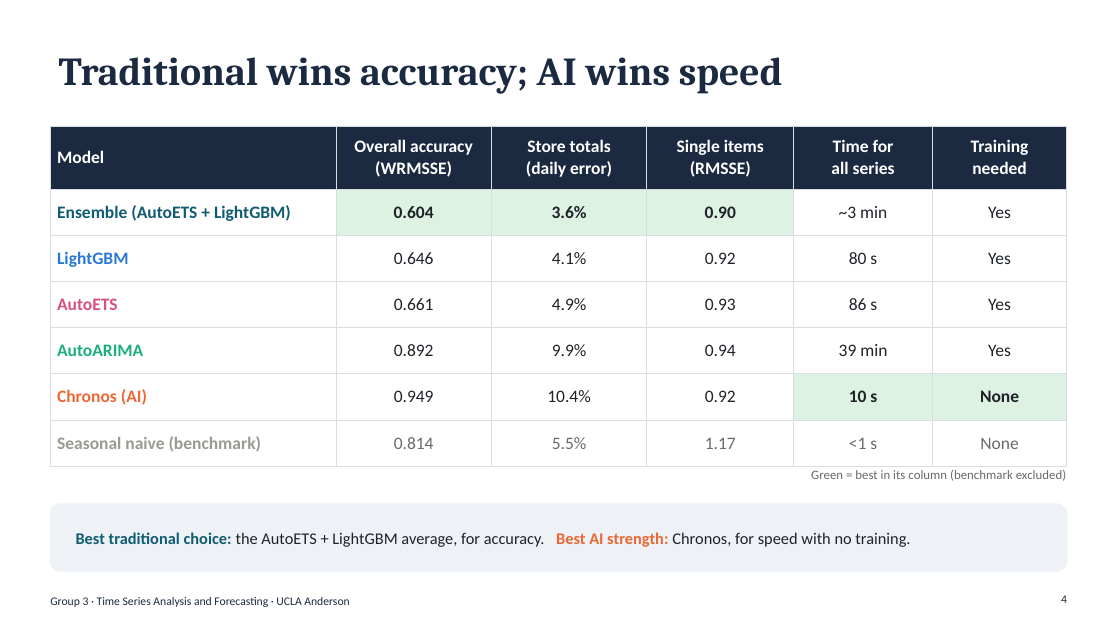
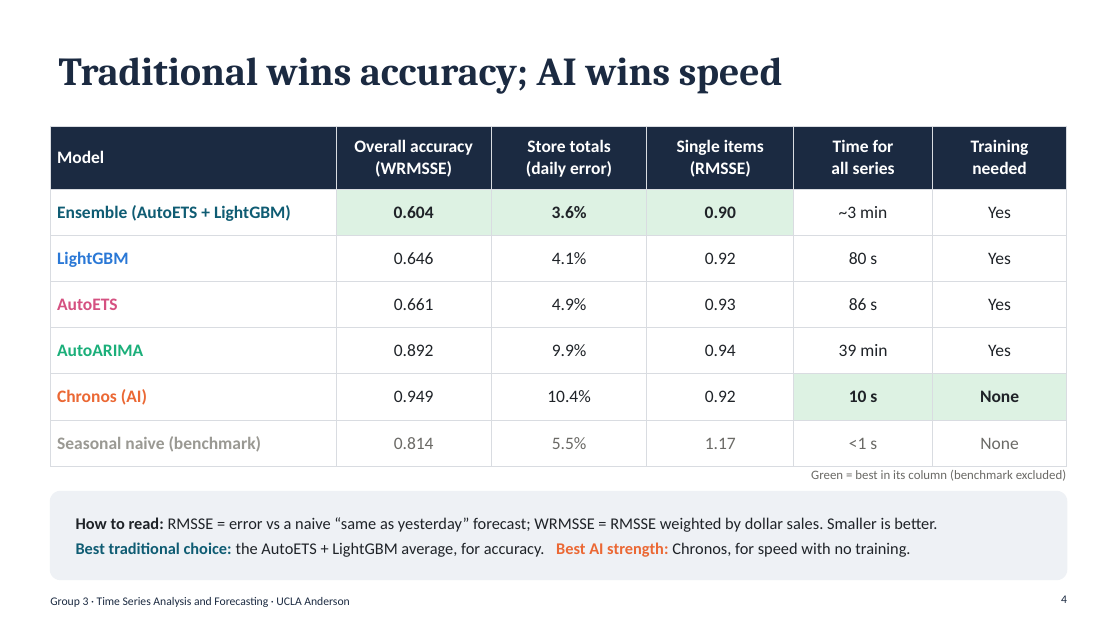
Before and after one commit to shihan-2002/m5-forecast-to-profit, a slide deck: slide 4 of presentation/Group3_Forecasting_Presentation.pptx. Drawn at 1120x630 pixels with LibreOffice and Linux fonts; fonts in the diff are those of the drawing. Boxes give left, top, right and bottom in pixels: in the first picture for what was removed or moved away, otherwise in the second. Text is boxed around its words. In the diff, an @@ line names an element or a change of style, - is before the commit and + after.

```diff
--- a/presentation/Group3_Forecasting_Presentation.pptx
+++ b/presentation/Group3_Forecasting_Presentation.pptx
@@ rounded rectangle: place and size @@
-rounded rectangle at box(50, 504, 1067, 571)
+rounded rectangle at box(50, 492, 1067, 580)
@@ rounded rectangle at box(50, 492, 1067, 580): proportions changed @@
@@ text "How to read: RMSSE = ...": place and size @@
-text "How to read: RMSSE = ..." at box(76, 532, 910, 547)
+text "How to read: RMSSE = ..." at box(76, 517, 937, 557)
@@ text at box(76, 517, 937, 532): paragraph added @@
+How to read: RMSSE = error vs a naive “same as yesterday” forecast; WRMSSE = RMSSE weighted by dollar sales. Smaller is better.
@@ text at box(76, 542, 910, 557): more space between paragraphs @@
```
Also in this commit, not shown: 1 other file.
